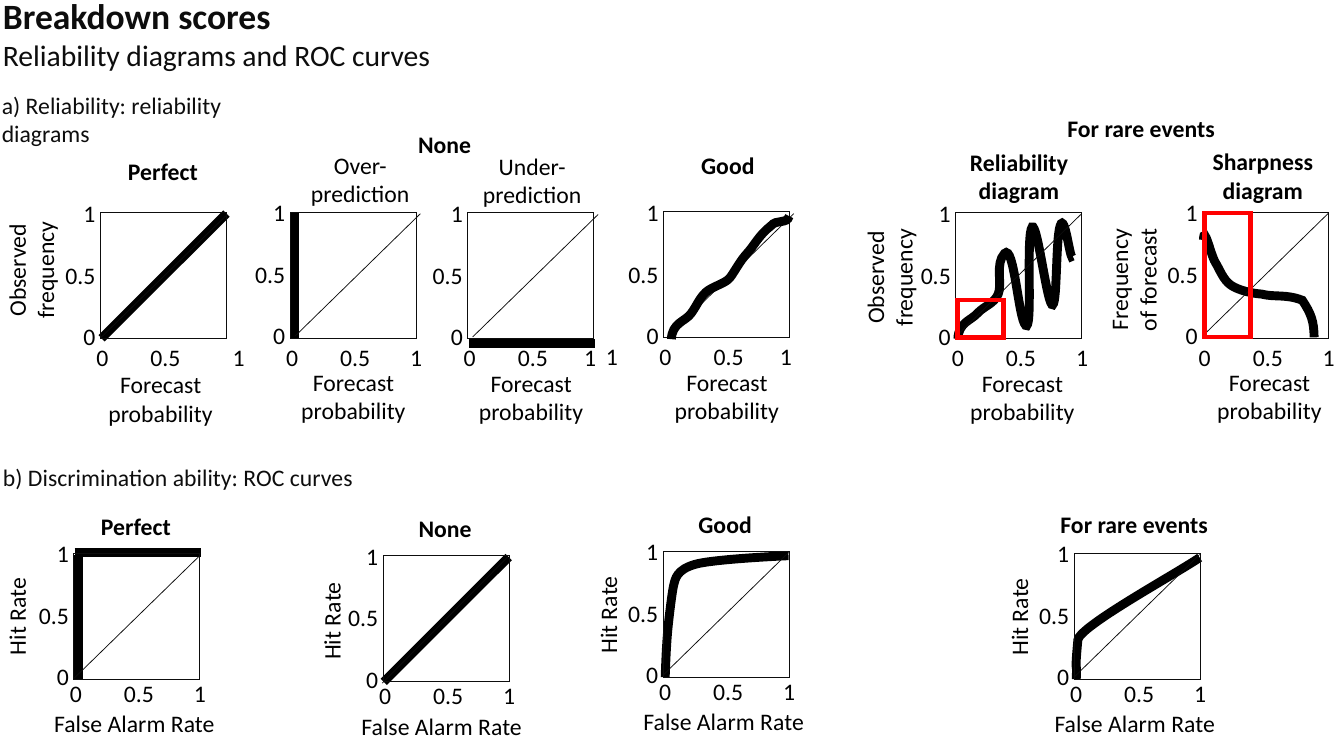
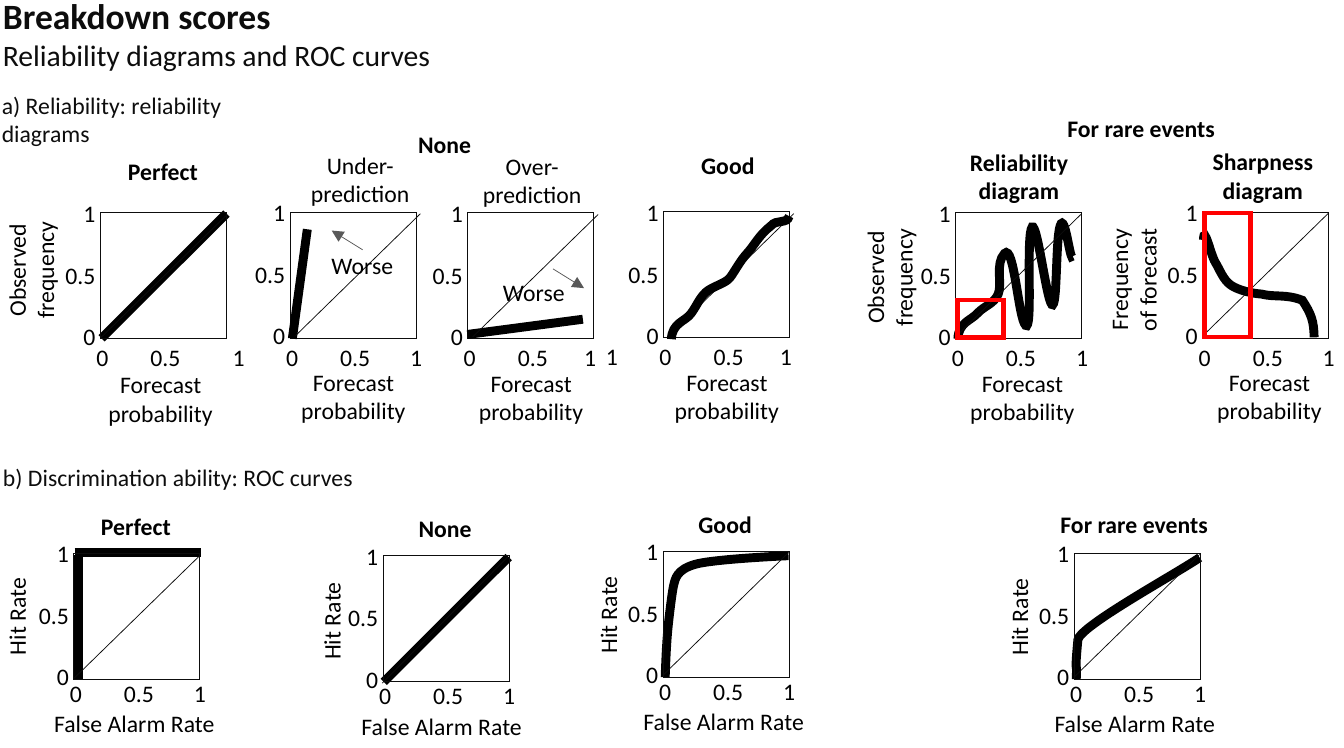
Before and after one commit to FatimaPillosu/thesis, a slide deck: slide 1 of chapter_05/figures/break_down_scores.pptx. Drawn at 1344x748 pixels with LibreOffice and Linux fonts; fonts in the diff are those of the drawing. Boxes give left, top, right and bottom in pixels: in the first picture for what was removed or moved away, otherwise in the second. Text is boxed around its words. In the diff, an @@ line names an element or a change of style, - is before the commit and + after.

```diff
--- a/chapter_05/figures/break_down_scores.pptx
+++ b/chapter_05/figures/break_down_scores.pptx
@@ text at (311,157,409,206): text changed @@
-Over-prediction
+Under-prediction
@@ text at (483,159,581,207): text changed @@
-Under-prediction
+Over-prediction
@@ line moved from (294, 213) - (294, 337) to (307, 228) - (292, 339) @@
@@ arrow added from (363, 250) to (331, 230), #595959 0.25 pt @@
@@ text added at (331,254,393,281), 8 pt, text #000000 @@
+Worse
@@ arrow added from (553, 269) to (585, 288), #595959 0.25 pt @@
@@ text added at (503,281,565,308), 8 pt, text #000000 @@
+Worse
@@ line moved from (469, 343) - (595, 343) to (467, 335) - (582, 320) @@
```
Also in this commit, not shown: 3 other files.
